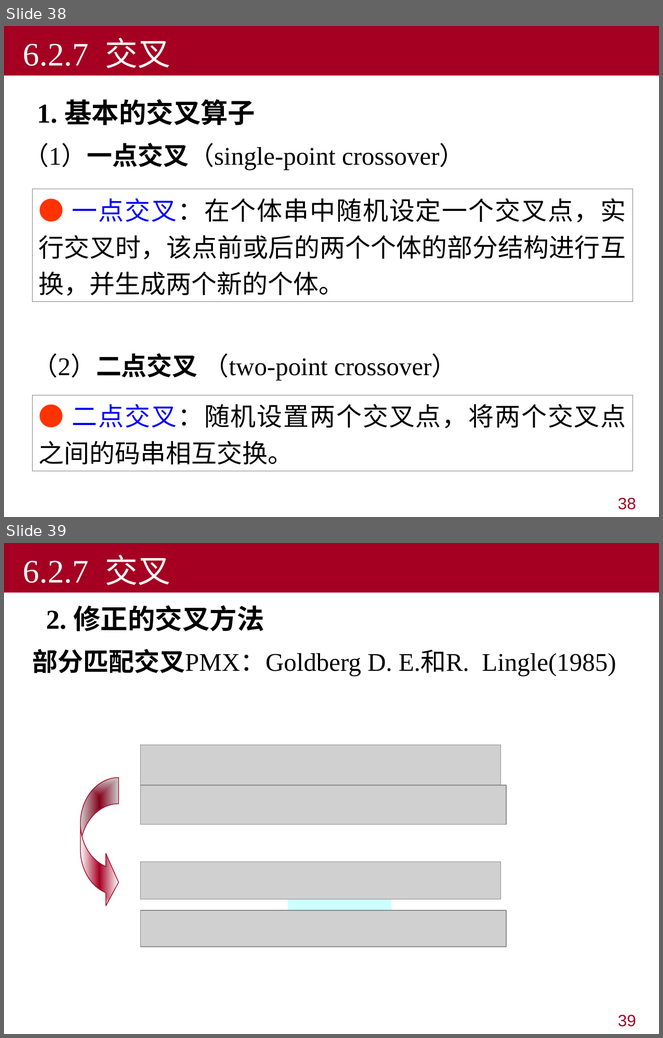
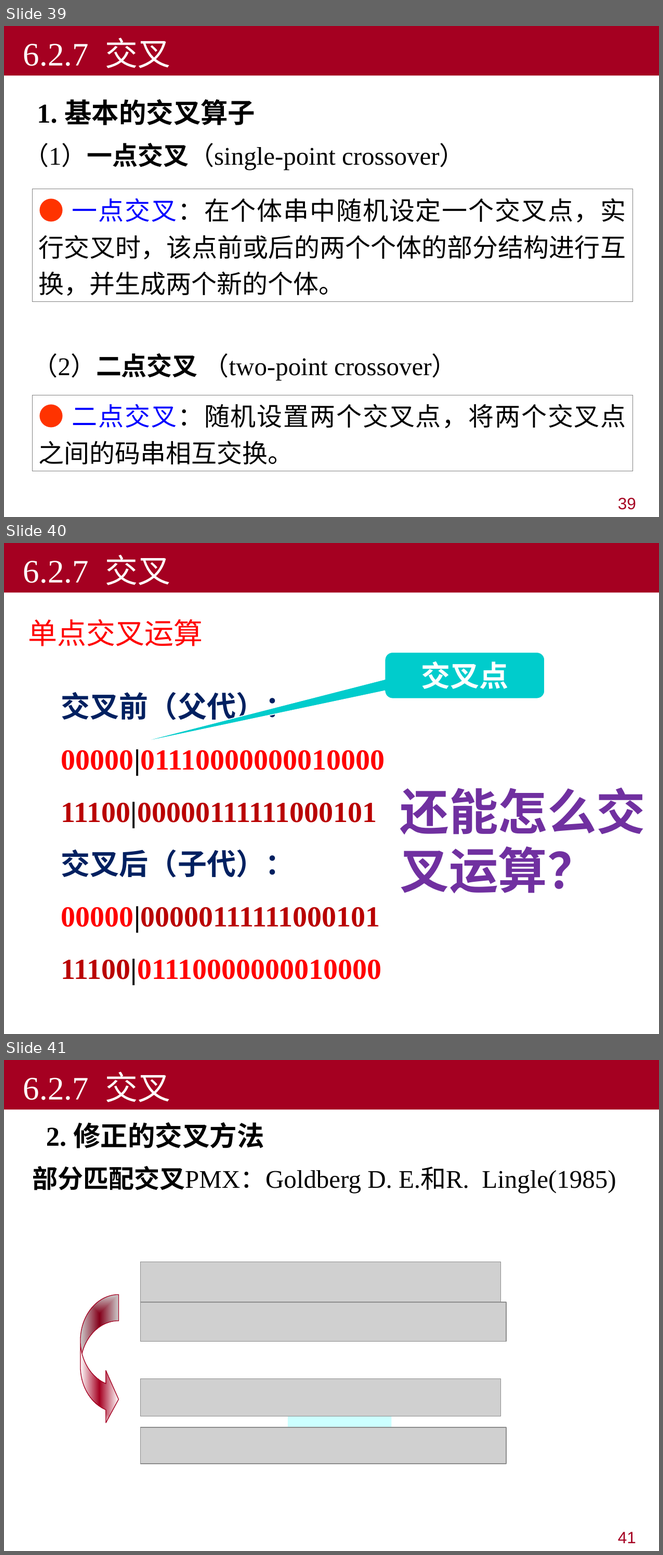
Before and after one commit to zeemeil/zeemeil.github.io, a slide deck: files/2025_1_AI/0401_AI_GA.pptx. Shown one above the other, each under a label of ours: slides 38 and 39 before the commit, slides 39, 40 and 41 after it. The pictures are 663x1038 and 663x1555 pixels, drawn with LibreOffice and Linux fonts; fonts in the diff are those of the drawing; grey boxes stand for pictures; background and template pictures are left out. Boxes give left, top, right and bottom in pixels: in the first picture for what was removed or moved away, otherwise in the second. Text is boxed around its words. In the diff, an @@ line names an element or a change of style, - is before the commit and + after.

```diff
--- a/files/2025_1_AI/0401_AI_GA.pptx
+++ b/files/2025_1_AI/0401_AI_GA.pptx
@@ slide 40 added at (4, 543, 659, 1034), background picture (left out) @@
@@ title added at (4, 543, 659, 593), fill #A50021, 36 pt, text #FFFFFF @@
+6.2.7 交叉
@@ text added at (28, 619, 203, 646), 32 pt, text #FF0000 @@
+单点交叉运算
@@ rounded speech box added at (385, 652, 545, 699), fill #00CCCC, outline #FFFFFF 1 pt, 32 pt, text #FFFFFF, bold @@
+交叉点
@@ text added at (61, 692, 385, 985), 32 pt, text #FF0000, bold @@
+交叉前（父代）：
+00000|01110000000010000
+11100|00000111111000101
+交叉后（子代）：
+00000|00000111111000101
+11100|01110000000010000
@@ text added at (400, 787, 646, 893), 54 pt, text #7030A0, bold @@
+还能怎么交叉运算？
@@ what was slide 38 is now slide 39 @@
@@ page number at (618, 498, 636, 510): text changed @@
-38
+39
@@ what was slide 39 is now slide 41 @@
@@ page number at (618, 1532, 636, 1544): text changed @@
-39
+41
```
Also in this commit, not shown: 1 slide changed, 6 other slides added, 2 slides removed, 15 other files.
